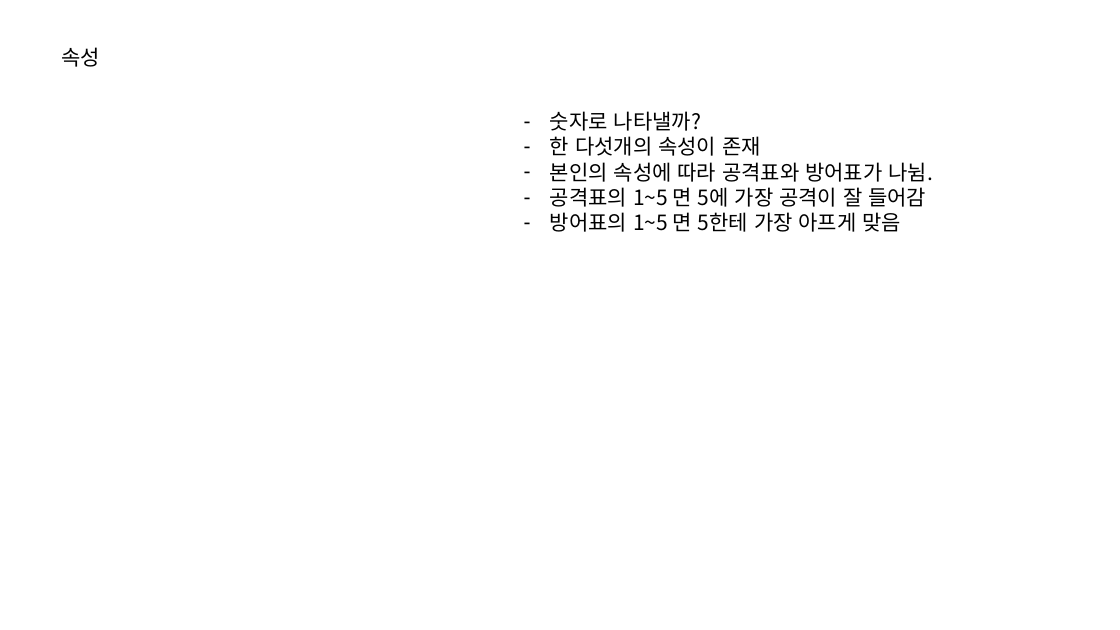
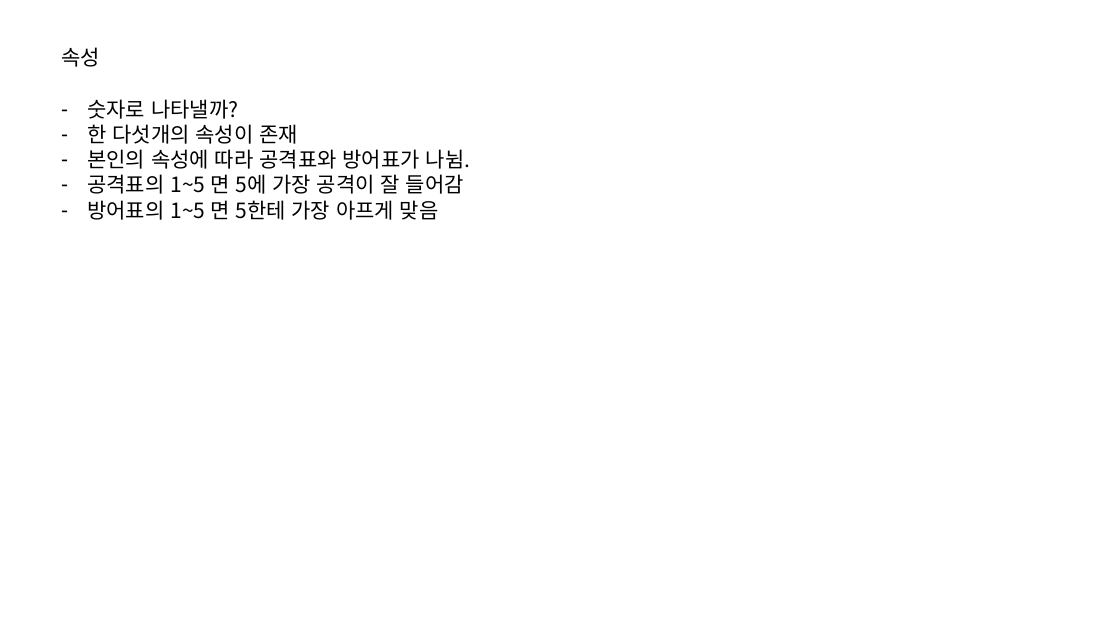
Before and after one commit to IdfKLeh/capstone, a slide deck: slide 2 of 전투.pptx. Drawn at 1120x630 pixels with LibreOffice and Linux fonts; fonts in the diff are those of the drawing. Boxes give left, top, right and bottom in pixels: in the first picture for what was removed or moved away, otherwise in the second. Text is boxed around its words. In the diff, an @@ line names an element or a change of style, - is before the commit and + after.

```diff
--- a/전투.pptx
+++ b/전투.pptx
@@ text "숫자로 나타낼까?" moved from (x1=550, y1=111, x2=933, y2=232) to (x1=87, y1=99, x2=471, y2=220) @@
```
Also in this commit, not shown: 1 other slide changed, 3 slides added, 3 other files.
